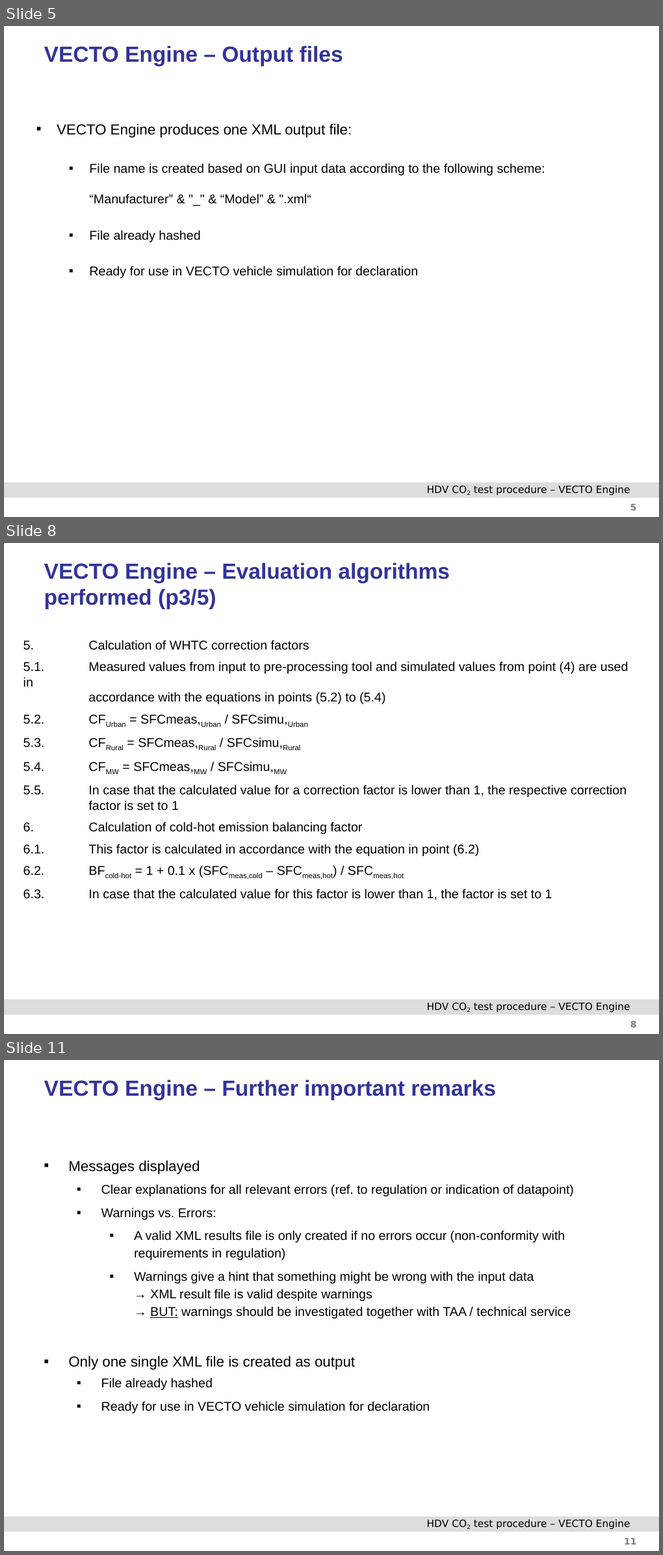
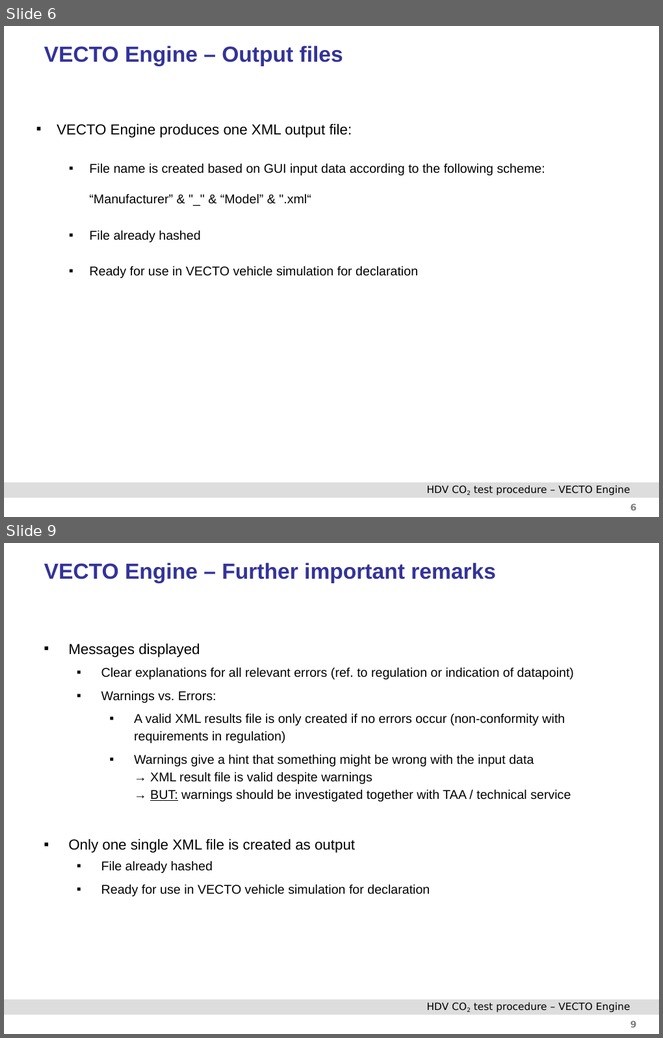
Before and after one commit to NSEE/VECTO_ENGINE_BR, a slide deck: Documentation/TUG_VECTO_Engine_Manual.pptx. Shown one above the other, each under a label of ours: slides 5, 8 and 11 before the commit, slides 6 and 9 after it; the slides between them are not shown. The pictures are 663x1555 and 663x1038 pixels, drawn with LibreOffice and Linux fonts; fonts in the diff are those of the drawing; background and template pictures are left out. Boxes give left, top, right and bottom in pixels: in the first picture for what was removed or moved away, otherwise in the second. Text is boxed around its words. In the diff, an @@ line names an element or a change of style, - is before the commit and + after.

```diff
--- a/Documentation/TUG_VECTO_Engine_Manual.pptx
+++ b/Documentation/TUG_VECTO_Engine_Manual.pptx
@@ slide 8 removed at (4, 543, 659, 1034), background #FFFFFF; not listed: 3 template elements that a slide beside it also shows @@
@@ title removed at (44, 563, 450, 609) @@
-VECTO Engine – Evaluation algorithms
-performed (p3/5)
@@ text removed at (24, 640, 629, 901) @@
-5. Calculation of WHTC correction factors
-5.1. Measured values from input to pre-processing tool and simulated values from point (4) are used in
-accordance with the equations in points (5.2) to (5.4)
-5.2. CFUrban = SFCmeas,Urban / SFCsimu,Urban
-5.3. CFRural = SFCmeas,Rural / SFCsimu,Rural
-5.4. CFMW = SFCmeas,MW / SFCsimu,MW
-5.5. In case that the calculated value for a correction factor is lower than 1, the respective correction
-factor is set to 1
-6. Calculation of cold-hot emission balancing factor
-6.1. This factor is calculated in accordance with the equation in point (6.2)
-6.2. BFcold-hot = 1 + 0.1 x (SFCmeas,cold – SFCmeas,hot) / SFCmeas,hot
-6.3. In case that the calculated value for this factor is lower than 1, the factor is set to 1
@@ what was slide 5 is now slide 6 @@
@@ page number at (631, 504, 637, 511): text changed @@
-5
+6
@@ what was slide 11 is now slide 9 @@
@@ page number at (631, 1021, 637, 1028): text changed @@
-11
+9
```
Also in this commit, not shown: 4 slides changed, 2 slides added, 3 other slides removed, 12 other files.
